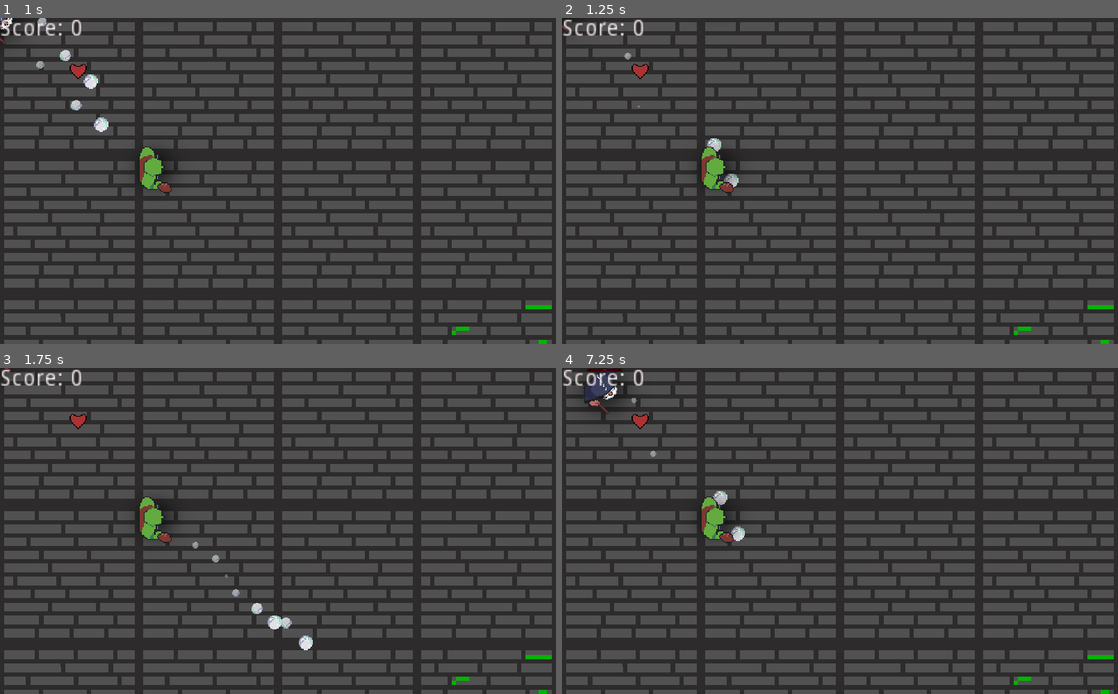
Above: before the commit, frames 1-4 (two rows, left to right).
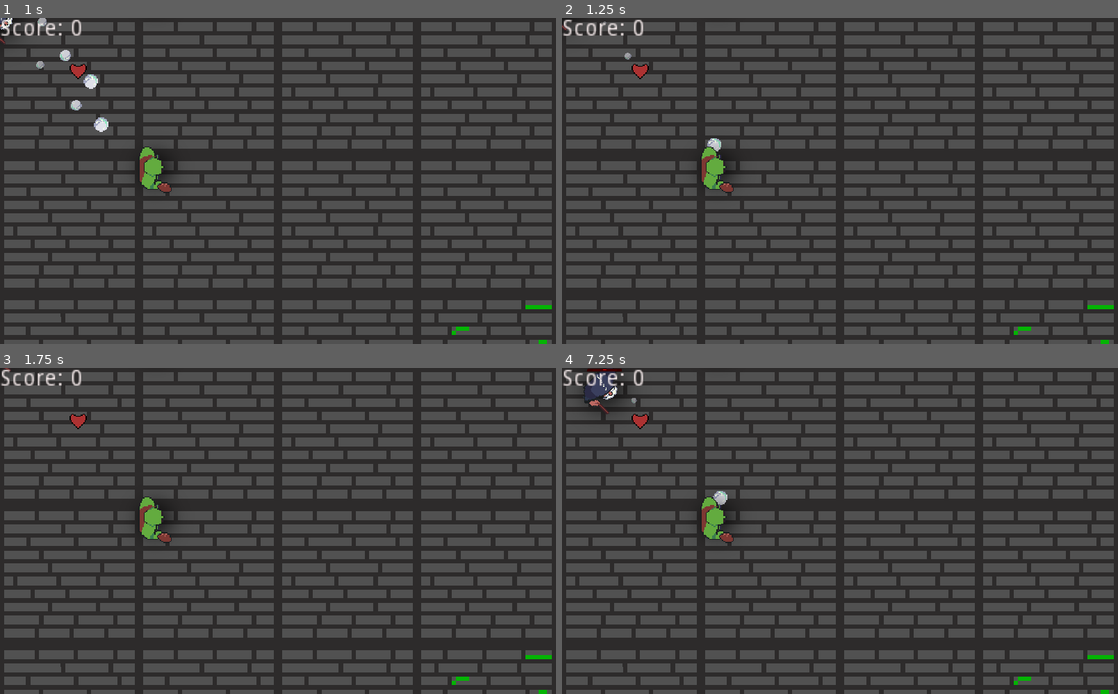
Above: after the commit, the same moments.

Repository: SuperBrainBro/SecondThoughts
Game: Godot game, scene res://Main/Main.tscn
Two runs of this game, one before a commit and one after it. Both use one fixed random seed, a clock stepped at 60 frames per second and the inputs below. The engine's default icon, where the game draws it, is replaced by a stand-in: a white triangle on a blue panel in a dark square.
Inputs (mouse positions are in pixels of both pictures, inside the frame that each line leads up to):
- Up to frame 1 (1 s): tap Enter at 0.5 s; move the mouse to (250, 246) at 0.52 s; hold W (move_up) from 0.53 s (still down); click (250, 246) at 0.6 s
- Up to frame 2 (1.25 s): keep holding W (move_up)
- Up to frame 3 (1.75 s): keep holding W (move_up); move the mouse to (444, 579) at 1.27 s; tap Tab (change_player) at 1.35 s
- Up to frame 4 (7.25 s): move the mouse to (673, 482) at 2.02 s; release W (move_up) at 2.03 s; hold A (move_left) 2.03-3.53 s; click (673, 482) at 2.1 s; tap Space at 2.75, 6.5 s; move the mouse to (867, 531) at 2.77 s; tap Tab (change_player) at 2.85, 4.35, 5.85 s; tap Enter at 3.5 s; move the mouse to (756, 449) at 3.52 s; hold S (move_down) 3.53-4.28 s; click (756, 449) at 3.6 s; move the mouse to (962, 514) at 4.27 s; hold D (move_right) 4.28-5.03 s; move the mouse to (728, 547) at 5.02 s; hold W (move_up) 5.03-5.78 s; click (728, 547) at 5.1 s; move the mouse to (895, 459) at 5.77 s; hold D (move_right) from 5.78 s (still down); move the mouse to (812, 596) at 6.52 s; click (812, 596) at 6.6 s

Frame 1 is identical in both runs. In frame 2, less than 0.1% of the frame differs, in the area x 7-32%, y 14-53%; in frame 3, 0.4%, in the area x 34-57%, y 53-87%; in frame 4, 0.1%.
Error in both runs: Trying to assign value of type 'Node2D' to a variable of type 'Camera2D'. (res://Main/Main.gd:9)

Commit message:
Update Enemy.gd

Diff:
--- a/WGJ136/Enemy/Enemy.gd
+++ b/WGJ136/Enemy/Enemy.gd
@@ -30,3 +30,18 @@
 		for body in bodies:
 			if body is Player:
 				body.health -= 1
+
+func on_Enemy_area_entered(area: Area2D):
+	if area is Fireball:
+		if area.fireMode == true:
+			print("fireMode was fire, so enemy was killed")
+			area.queue_free()
+			queue_free()
+		if area.fireMode == false:
+			print("fireMode was ice, so enemy was frozen")
+			area.queue_free()
+			frozen = true
+			$FreezeTimer.start(3)
+
+func _on_FreezeTimer_timeout():
+	frozen = false
